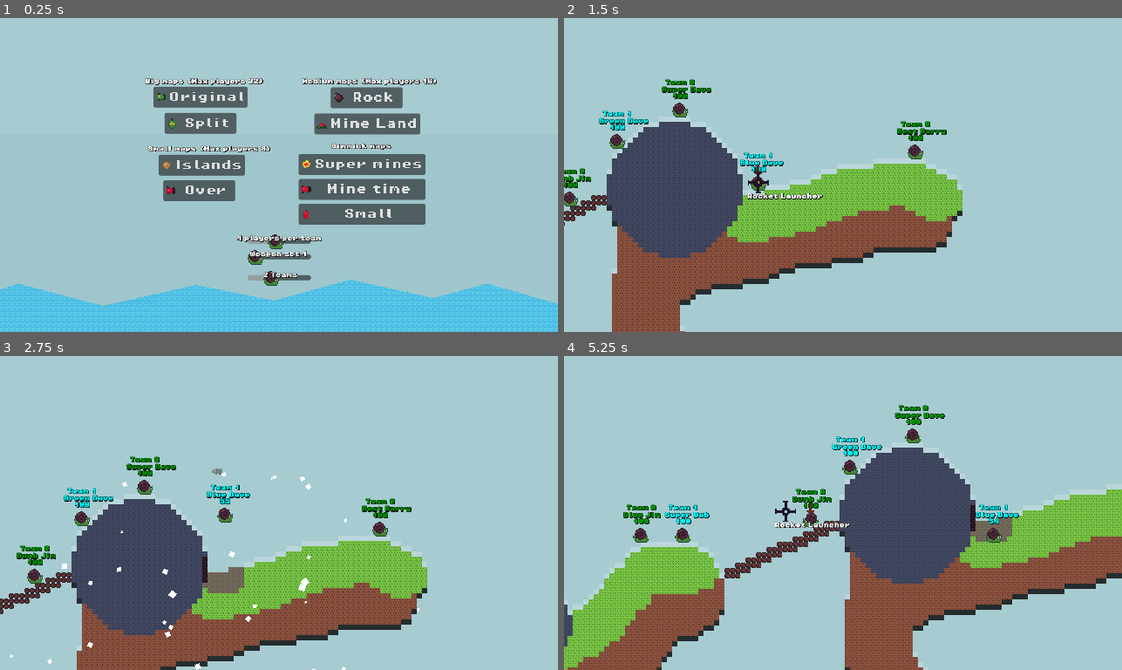
Above: before the commit, frames 1-4 (two rows, left to right).
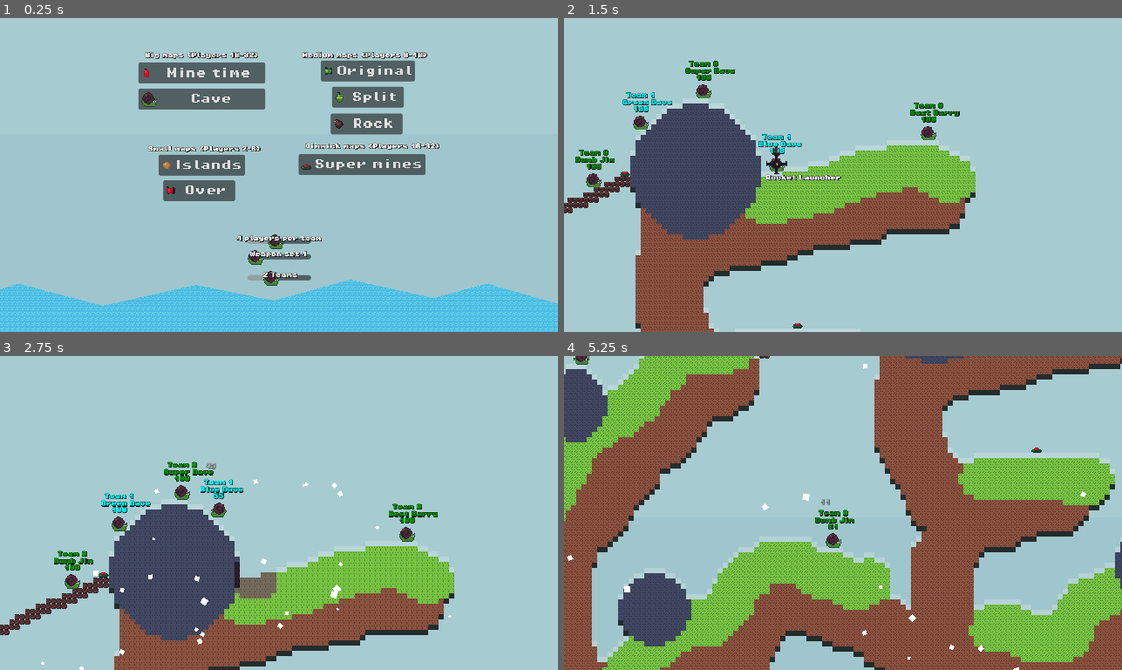
Above: after the commit, the same moments.

Repository: codingbanana21/Snail-Wars
Game: Godot game, scene res://scenes/menu.tscn
The game is run twice, just before and just after one commit, with the same random seed, the same clock (stepped at 60 frames per second) and the same inputs.
Inputs (mouse positions are in pixels of both pictures, inside the frame that each line leads up to):
- Up to frame 1 (0.25 s): no input
- Up to frame 2 (1.5 s): click "Original" at 0.5 s; tap Enter (skip) at 1.25 s; move the mouse to (870, 175) at 1.27 s; press the mouse at (870, 175) at 1.28 s; hold D (right) from 1.28 s (still down)
- Up to frame 3 (2.75 s): keep holding D (right); tap W (jump) at 1.52, 2.27 s; move the mouse to (251, 513) at 2.02 s; release the mouse at (251, 513) at 2.03 s; tap Mouse wheel down (last_weapon) at 2.1 s
- Up to frame 4 (5.25 s): move the mouse to (854, 506) at 2.77 s; release D (right) at 2.78 s; hold A (left) 2.78-3.53 s; tap Mouse wheel up (next_weapon) at 2.85, 5.1 s; move the mouse to (837, 519) at 3.52 s; hold D (right) 3.53-5.03 s; click (837, 519) at 3.6 s; tap W (jump) at 3.77, 4.52 s; move the mouse to (887, 516) at 4.27 s; tap Mouse wheel down (last_weapon) at 4.35 s; move the mouse to (798, 509) at 5.02 s; hold A (left) from 5.03 s (still down)

The runs differ from the first frame. In frame 1, 9.5% of the frame differs, in the area x 24-79%, y 10-66%; in frame 2, 22%; in frame 3, 20%; in frame 4, 70%, in the area x 0-100%, y 0-100%.

Commit message:
Map rework

Diff:
--- a/scenes/menu.tscn
+++ b/scenes/menu.tscn
@@ -9,7 +9,6 @@
 [ext_resource type="Texture2D" uid="uid://cdi5eipdsfw53" path="res://assets/images/bomb.png" id="7_rsfmq"]
 [ext_resource type="Texture2D" uid="uid://cdrohksna380c" path="res://assets/images/land_mine.png" id="8_oi1it"]
 [ext_resource type="Texture2D" uid="uid://blounwen1686h" path="res://assets/images/bullet.png" id="10_6wigr"]
-[ext_resource type="Texture2D" uid="uid://h8kw05ufxj51" path="res://assets/images/fire.png" id="11_lnf0i"]
 [ext_resource type="Texture2D" uid="uid://x4hcewvk3glh" path="res://assets/images/drill.png" id="12_ffqrc"]
 [ext_resource type="Texture2D" uid="uid://b7fgok4ioqjf" path="res://assets/images/tnt.png" id="13_x16fv"]
 [ext_resource type="Texture2D" uid="uid://bdm5g2j38707a" path="res://assets/images/snail.png" id="14_g54pe"]
@@ -36,62 +35,72 @@
 
 [node name="MapLabel" type="Label" parent="Maps" unique_id=2111666030]
 offset_left = -205.0
-offset_top = -323.0
+offset_top = -363.0
 offset_right = 159.0
-offset_bottom = -307.0
-scale = Vector2(0.5, 0.5)
-text = "Big maps (Max players 32)"
-label_settings = ExtResource("3_mxgkd")
-metadata/_edit_use_anchors_ = true
-
-[node name="Map1bButton" type="Button" parent="Maps" unique_id=367210282]
-offset_left = -192.0
-offset_top = -311.0
-offset_right = -48.0
-offset_bottom = -279.0
+offset_bottom = -347.0
+scale = Vector2(0.5, 0.5)
+text = "Big maps (Players 18-32)"
+label_settings = ExtResource("3_mxgkd")
+metadata/_edit_use_anchors_ = true
+
+[node name="b1Button" type="Button" parent="Maps" unique_id=1620950837]
+offset_left = -215.0
+offset_top = -348.0
+offset_right = -21.0
+offset_bottom = -316.0
+theme_override_fonts/font = ExtResource("4_g6gyw")
+text = "Mine time"
+icon = ExtResource("13_x16fv")
+metadata/_edit_use_anchors_ = true
+
+[node name="b2Button" type="Button" parent="Maps" unique_id=1389105482]
+offset_left = -215.0
+offset_top = -308.0
+offset_right = -21.0
+offset_bottom = -276.0
+theme_override_fonts/font = ExtResource("4_g6gyw")
+text = "Cave"
+icon = ExtResource("14_g54pe")
+metadata/_edit_use_anchors_ = true
+
+[node name="MapLabel2" type="Label" parent="Maps" unique_id=498424789]
+offset_left = 35.0
+offset_top = -363.0
+offset_right = 451.0
+offset_bottom = -347.0
+scale = Vector2(0.5, 0.5)
+text = "Medium maps (Players 8-18)"
+label_settings = ExtResource("3_mxgkd")
+metadata/_edit_use_anchors_ = true
+
+[node name="m1Button" type="Button" parent="Maps" unique_id=367210282]
+offset_left = 64.0
+offset_top = -351.0
+offset_right = 208.0
+offset_bottom = -319.0
 theme_override_fonts/font = ExtResource("4_g6gyw")
 text = "Original"
 icon = ExtResource("5_3dmrc")
 metadata/_edit_use_anchors_ = true
 
-[node name="Map2bButton" type="Button" parent="Maps" unique_id=534044815]
-offset_left = -175.0
-offset_top = -271.0
-offset_right = -65.0
-offset_bottom = -239.0
+[node name="m2Button" type="Button" parent="Maps" unique_id=534044815]
+offset_left = 81.0
+offset_top = -311.0
+offset_right = 191.0
+offset_bottom = -279.0
 theme_override_fonts/font = ExtResource("4_g6gyw")
 text = "Split"
 icon = ExtResource("6_81l6r")
 metadata/_edit_use_anchors_ = true
 
-[node name="MapLabel2" type="Label" parent="Maps" unique_id=498424789]
-offset_left = 35.0
-offset_top = -323.0
-offset_right = 451.0
-offset_bottom = -307.0
-scale = Vector2(0.5, 0.5)
-text = "Medium maps (Max players 16)"
-label_settings = ExtResource("3_mxgkd")
-metadata/_edit_use_anchors_ = true
-
-[node name="Map1mButton" type="Button" parent="Maps" unique_id=1759142092]
+[node name="m3Button" type="Button" parent="Maps" unique_id=1759142092]
 offset_left = 79.0
-offset_top = -310.0
+offset_top = -270.0
 offset_right = 189.0
-offset_bottom = -278.0
+offset_bottom = -238.0
 theme_override_fonts/font = ExtResource("4_g6gyw")
 text = "Rock"
 icon = ExtResource("7_rsfmq")
-metadata/_edit_use_anchors_ = true
-
-[node name="Map2mButton" type="Button" parent="Maps" unique_id=1900387889]
-offset_left = 54.0
-offset_top = -270.0
-offset_right = 216.0
-offset_bottom = -238.0
-theme_override_fonts/font = ExtResource("4_g6gyw")
-text = "Mine Land"
-icon = ExtResource("8_oi1it")
 metadata/_edit_use_anchors_ = true
 
 [node name="MapLabel3" type="Label" parent="Maps" unique_id=218978788]
@@ -100,11 +109,11 @@
 offset_right = 177.0
 offset_bottom = -204.0
 scale = Vector2(0.5, 0.5)
-text = "Small maps (Max players 8)"
-label_settings = ExtResource("3_mxgkd")
-metadata/_edit_use_anchors_ = true
-
-[node name="Map1sButton" type="Button" parent="Maps" unique_id=1242686351]
+text = "Small maps (Players 2-8)"
+label_settings = ExtResource("3_mxgkd")
+metadata/_edit_use_anchors_ = true
+
+[node name="s1Button" type="Button" parent="Maps" unique_id=1242686351]
 offset_left = -184.0
 offset_top = -207.0
 offset_right = -52.0
@@ -114,7 +123,7 @@
 icon = ExtResource("10_6wigr")
 metadata/_edit_use_anchors_ = true
 
-[node name="Map2sButton" type="Button" parent="Maps" unique_id=2026222464]
+[node name="s2Button" type="Button" parent="Maps" unique_id=2026222464]
 offset_left = -177.0
 offset_top = -168.0
 offset_right = -67.0
@@ -126,43 +135,23 @@
 
 [node name="MapLabel4" type="Label" parent="Maps" unique_id=913343943]
 anchors_preset = -1
-offset_left = 80.0
+offset_left = 40.0
 offset_top = -224.0
-offset_right = 458.0
+offset_right = 418.0
 offset_bottom = -208.0
 scale = Vector2(0.5, 0.5)
-text = "Gimmick maps"
-label_settings = ExtResource("3_mxgkd")
-metadata/_edit_use_anchors_ = true
-
-[node name="Map1gButton" type="Button" parent="Maps" unique_id=212432245]
+text = "Gimmick maps (Players 16-32)"
+label_settings = ExtResource("3_mxgkd")
+metadata/_edit_use_anchors_ = true
+
+[node name="g1Button" type="Button" parent="Maps" unique_id=212432245]
 offset_left = 30.0
 offset_top = -208.0
 offset_right = 224.0
 offset_bottom = -176.0
 theme_override_fonts/font = ExtResource("4_g6gyw")
 text = "Super mines"
-icon = ExtResource("11_lnf0i")
-metadata/_edit_use_anchors_ = true
-
-[node name="Map2gButton" type="Button" parent="Maps" unique_id=1620950837]
-offset_left = 30.0
-offset_top = -170.0
-offset_right = 224.0
-offset_bottom = -138.0
-theme_override_fonts/font = ExtResource("4_g6gyw")
-text = "Mine time"
-icon = ExtResource("12_ffqrc")
-metadata/_edit_use_anchors_ = true
-
-[node name="Map3gButton" type="Button" parent="Maps" unique_id=1985594625]
-offset_left = 30.0
-offset_top = -132.0
-offset_right = 224.0
-offset_bottom = -100.0
-theme_override_fonts/font = ExtResource("4_g6gyw")
-text = "Small"
-icon = ExtResource("13_x16fv")
+icon = ExtResource("8_oi1it")
 metadata/_edit_use_anchors_ = true
 
 [node name="Settings" type="Node" parent="." unique_id=1713896030]
@@ -253,12 +242,11 @@
 color = Color(0.6509804, 0.79607844, 0.81960785, 1)
 metadata/_edit_use_anchors_ = true
 
-[connection signal="pressed" from="Maps/Map1bButton" to="." method="_on_map_1b_button_pressed"]
-[connection signal="pressed" from="Maps/Map2bButton" to="." method="_on_map_2b_button_pressed"]
-[connection signal="pressed" from="Maps/Map1mButton" to="." method="_on_map_1m_button_pressed"]
-[connection signal="pressed" from="Maps/Map2mButton" to="." method="_on_map_2m_button_pressed"]
-[connection signal="pressed" from="Maps/Map1sButton" to="." method="_on_map_1s_button_pressed"]
-[connection signal="pressed" from="Maps/Map2sButton" to="." method="_on_map_2s_button_pressed"]
-[connection signal="pressed" from="Maps/Map1gButton" to="." method="_on_map_1g_button_pressed"]
-[connection signal="pressed" from="Maps/Map2gButton" to="." method="_on_map_2g_button_pressed"]
-[connection signal="pressed" from="Maps/Map3gButton" to="." method="_on_map_3g_button_pressed"]
+[connection signal="pressed" from="Maps/b1Button" to="." method="_on_b_1_button_pressed"]
+[connection signal="pressed" from="Maps/b2Button" to="." method="_on_b_2_button_pressed"]
+[connection signal="pressed" from="Maps/m1Button" to="." method="_on_m_1_button_pressed"]
+[connection signal="pressed" from="Maps/m2Button" to="." method="_on_m_2_button_pressed"]
+[connection signal="pressed" from="Maps/m3Button" to="." method="_on_m_3_button_pressed"]
+[connection signal="pressed" from="Maps/s1Button" to="." method="_on_s_1_button_pressed"]
+[connection signal="pressed" from="Maps/s2Button" to="." method="_on_s_2_button_pressed"]
+[connection signal="pressed" from="Maps/g1Button" to="." method="_on_g_1_button_pressed"]
--- a/scripts/menu.gd
+++ b/scripts/menu.gd
@@ -39,37 +39,33 @@
 	get_tree().change_scene_to_file("res://maps/game.tscn")
 
 
-func _on_map_1b_button_pressed() -> void:
-	load_map("1b")
+func _on_b_1_button_pressed() -> void:
+	load_map("b1")
 
 
-func _on_map_2b_button_pressed() -> void:
-	load_map("2b")
+func _on_m_1_button_pressed() -> void:
+	load_map("m1")
 
 
-func _on_map_1m_button_pressed() -> void:
-	load_map("1m")
+func _on_m_2_button_pressed() -> void:
+	load_map("m2")
 
 
-func _on_map_2m_button_pressed() -> void:
-	load_map("2m")
+func _on_b_2_button_pressed() -> void:
+	load_map("b2")
 
 
-func _on_map_1s_button_pressed() -> void:
-	load_map("1s")
+func _on_m_3_button_pressed() -> void:
+	load_map("m3")
 
 
-func _on_map_2s_button_pressed() -> void:
-	load_map("2s")
+func _on_s_1_button_pressed() -> void:
+	load_map("s1")
 
 
-func _on_map_1g_button_pressed() -> void:
-	load_map("1g")
+func _on_s_2_button_pressed() -> void:
+	load_map("s2")
 
 
-func _on_map_2g_button_pressed() -> void:
-	load_map("2g")
-
-
-func _on_map_3g_button_pressed() -> void:
-	load_map("3g")
+func _on_g_1_button_pressed() -> void:
+	load_map("g1")
Binary file removed: maps/map_1b.png
Binary file removed: maps/map_1m.png
Not shown, removed: maps/map_1m.png.import
Binary file removed: maps/map_1s.png
Binary file removed: maps/map_2b.png
Binary file removed: maps/map_2g.png
Binary file removed: maps/map_2m.png
Binary file removed: maps/map_2s.png
Binary file removed: maps/map_3g.png
Binary file added: maps/map_b1.png
Not shown, changed: maps/map_b1.png.import
Binary file added: maps/map_b2.png
(and 13 more such lines)
